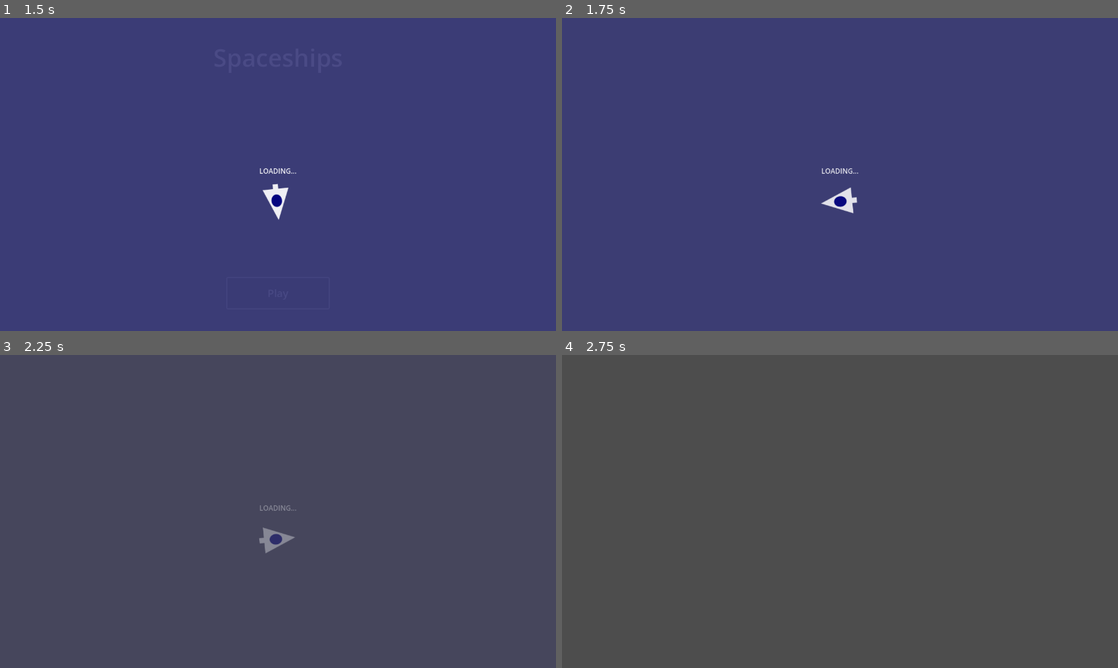
Above: before the commit, frames 1-4 (two rows, left to right).
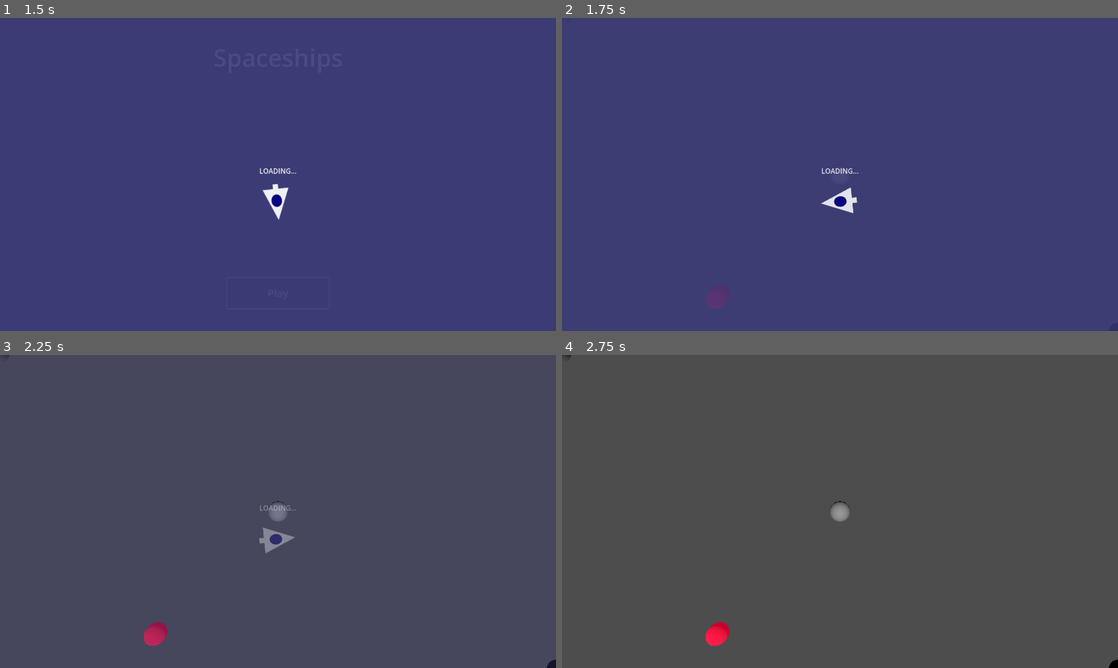
Above: after the commit, the same moments.

Repository: T0MIS0N/spaceships
Game: Godot game, scene res://UI/main_menu.tscn
Same seed, same stepped clock (60 frames per second), same inputs: the game is played once before the commit and once after it.
Inputs:
- Up to frame 1 (1.5 s): click "Play" at 0.5 s; click "Play" at 1.25 s
- Up to frame 2 (1.75 s): no input
- Up to frame 3 (2.25 s): tap Enter (ui_accept) at 2, 2.1 s; hold Right (ui_right) from 2.03 s (still down)
- Up to frame 4 (2.75 s): keep holding Right (ui_right); tap Enter (ui_accept) at 2.27, 2.57 s

Frame 1 is identical in both runs. In frame 2, 0.1% of the frame differs, in the area x 25-54%, y 54-93%; in frame 3, 0.4%; in frame 4, 0.4%, in the area x 0-100%, y 0-100%.

Commit message:
Add Ship With Basic Flee AI
Add a ship to the project with a basic flee AI. For now it just has to run away from a target, with simple logic to change targets based on what obstacle is closest.

Diff:
--- /dev/null
+++ b/Hazards/obstacle.tscn
@@ -0,0 +1,21 @@
+[gd_scene load_steps=4 format=3 uid="uid://3eysdd2bgood"]
+
+[sub_resource type="StandardMaterial3D" id="StandardMaterial3D_1yhf0"]
+albedo_color = Color(0.760784, 0, 0.188235, 1)
+emission_enabled = true
+emission = Color(0.780392, 0, 0.176471, 1)
+
+[sub_resource type="SphereMesh" id="SphereMesh_g42mt"]
+material = SubResource("StandardMaterial3D_1yhf0")
+
+[sub_resource type="SphereShape3D" id="SphereShape3D_s57fv"]
+
+[node name="Obstacle" type="MeshInstance3D"]
+mesh = SubResource("SphereMesh_g42mt")
+
+[node name="Area3D" type="Area3D" parent="."]
+collision_layer = 2
+collision_mask = 0
+
+[node name="CollisionShape3D" type="CollisionShape3D" parent="Area3D"]
+shape = SubResource("SphereShape3D_s57fv")
--- /dev/null
+++ b/Level/boundary_posts.tscn
@@ -0,0 +1,8 @@
+[gd_scene load_steps=2 format=3 uid="uid://cixwy7uwti3f5"]
+
+[sub_resource type="CylinderMesh" id="CylinderMesh_7gjyt"]
+
+[node name="BoundaryPosts" type="Node3D"]
+
+[node name="MeshInstance3D" type="MeshInstance3D" parent="."]
+mesh = SubResource("CylinderMesh_7gjyt")
--- /dev/null
+++ b/Level/test_scene.gd
@@ -0,0 +1,41 @@
+extends Node3D
+
+@onready var top_left_post = $TopLeftPost
+@onready var bottom_right_post = $BottomRightPost
+@onready var spaceship = $Spaceship
+
+
+# Called when the node enters the scene tree for the first time.
+func _ready():
+	pass # Replace with function body.
+
+
+# Called every frame. 'delta' is the elapsed time since the previous frame.
+func _process(delta):
+	keep_within_boundaries()
+
+
+func keep_within_boundaries():
+	if spaceship.position.x < top_left_post.position.x:
+		print("LEFT")
+		spaceship.position.x = bottom_right_post.position.x - 1
+
+	if spaceship.position.x > bottom_right_post.position.x:
+		print("RIGHT")
+		spaceship.position.x = top_left_post.position.x + 1
+
+	if spaceship.position.z < top_left_post.position.z:
+		print("TOP")
+		spaceship.position.z = bottom_right_post.position.z - 1
+
+	if spaceship.position.z > bottom_right_post.position.z:
+		print("BOTTOM")
+		spaceship.position.z = top_left_post.position.z + 1
+
+
+func _input(event):
+	if event is InputEventMouse:
+		var pos3d = $Camera3D.project_position(event.position,$Camera3D.position.y)
+		$Obstacle.position = pos3d
+		if $Obstacle.position.y > 0:
+			print($Obstacle.position)
--- a/Level/test_scene.tscn
+++ b/Level/test_scene.tscn
@@ -1,3 +1,26 @@
-[gd_scene format=3 uid="uid://furwyjwciuwj"]
+[gd_scene load_steps=5 format=3 uid="uid://furwyjwciuwj"]
+
+[ext_resource type="Script" path="res://Level/test_scene.gd" id="1_80pod"]
+[ext_resource type="PackedScene" uid="uid://c6h6ludy3icyj" path="res://Spaceship/spaceship.tscn" id="1_htth5"]
+[ext_resource type="PackedScene" uid="uid://3eysdd2bgood" path="res://Hazards/obstacle.tscn" id="3_8k075"]
+[ext_resource type="PackedScene" uid="uid://cixwy7uwti3f5" path="res://Level/boundary_posts.tscn" id="4_apcpk"]
 
 [node name="TestScene" type="Node3D"]
+script = ExtResource("1_80pod")
+
+[node name="Spaceship" parent="." instance=ExtResource("1_htth5")]
+
+[node name="DirectionalLight3D" type="DirectionalLight3D" parent="."]
+transform = Transform3D(1, 0, 0, 0, 0.258819, 0.965926, 0, -0.965926, 0.258819, 0, -2, 0)
+
+[node name="Camera3D" type="Camera3D" parent="."]
+transform = Transform3D(1, 0, 0, 0, -4.37114e-08, 1, 0, -1, -4.37114e-08, 0, 10, 0)
+
+[node name="Obstacle" parent="." instance=ExtResource("3_8k075")]
+transform = Transform3D(1, 0, 0, 0, 1, 0, 0, 0, 1, -6, 0, 6)
+
+[node name="TopLeftPost" parent="." instance=ExtResource("4_apcpk")]
+transform = Transform3D(1, 0, 0, 0, 1, 0, 0, 0, 1, -15, 0, -8.5)
+
+[node name="BottomRightPost" parent="." instance=ExtResource("4_apcpk")]
+transform = Transform3D(1, 0, 0, 0, 1, 0, 0, 0, 1, 15, 0, 8.5)
--- /dev/null
+++ b/Spaceship/spaceship.gd
@@ -0,0 +1,52 @@
+extends CharacterBody3D
+
+
+const SPEED = 5.0
+const JUMP_VELOCITY = 4.5
+const acceleration = 0.1
+const friction = 0.01
+
+@export var target : Node3D
+
+# Get the gravity from the project settings to be synced with RigidBody nodes.
+var gravity = ProjectSettings.get_setting("physics/3d/default_gravity")
+
+@onready var target_area = $TargetArea
+
+func _physics_process(delta):
+	# Add the gravity.
+	if not is_on_floor():
+		pass
+#		velocity.y -= gravity * delta
+
+	# Handle Jump.
+	if Input.is_action_just_pressed("ui_accept") and is_on_floor():
+		velocity.y = JUMP_VELOCITY
+
+	# Get the input direction and handle the movement/deceleration.
+	# As good practice, you should replace UI actions with custom gameplay actions.
+	if target == null:
+		velocity.x = move_toward(velocity.x, 0, friction)
+		velocity.z = move_toward(velocity.z, 0, friction)
+		move_and_slide()
+		return
+
+	var input_dir = Input.get_vector("ui_left", "ui_right", "ui_up", "ui_down")
+	var direction = -(position.direction_to(target.position).normalized())
+	if direction:
+		velocity.x = move_toward(direction.x * SPEED, SPEED, acceleration)
+		velocity.z = move_toward(direction.z * SPEED, SPEED, acceleration)
+#	else:
+#		velocity.x = move_toward(velocity.x, 0, friction)
+#		velocity.z = move_toward(velocity.z, 0, friction)
+
+	move_and_slide()
+
+
+func _on_target_area_area_entered(area):
+	var object = area.get_parent_node_3d()
+	target = object
+
+
+func _on_target_area_area_exited(area):
+	target = null
--- /dev/null
+++ b/Spaceship/spaceship.tscn
@@ -0,0 +1,29 @@
+[gd_scene load_steps=5 format=3 uid="uid://c6h6ludy3icyj"]
+
+[ext_resource type="Script" path="res://Spaceship/spaceship.gd" id="1_potsk"]
+
+[sub_resource type="SphereShape3D" id="SphereShape3D_ee7fw"]
+
+[sub_resource type="SphereMesh" id="SphereMesh_t4h2w"]
+
+[sub_resource type="CylinderShape3D" id="CylinderShape3D_nub4b"]
+radius = 3.0
+
+[node name="Spaceship" type="CharacterBody3D"]
+script = ExtResource("1_potsk")
+
+[node name="CollisionShape3D" type="CollisionShape3D" parent="."]
+shape = SubResource("SphereShape3D_ee7fw")
+
+[node name="MeshInstance3D" type="MeshInstance3D" parent="."]
+mesh = SubResource("SphereMesh_t4h2w")
+
+[node name="TargetArea" type="Area3D" parent="."]
+collision_layer = 0
+collision_mask = 2
+
+[node name="CollisionShape3D" type="CollisionShape3D" parent="TargetArea"]
+shape = SubResource("CylinderShape3D_nub4b")
+
+[connection signal="area_entered" from="TargetArea" to="." method="_on_target_area_area_entered"]
+[connection signal="area_exited" from="TargetArea" to="." method="_on_target_area_area_exited"]
